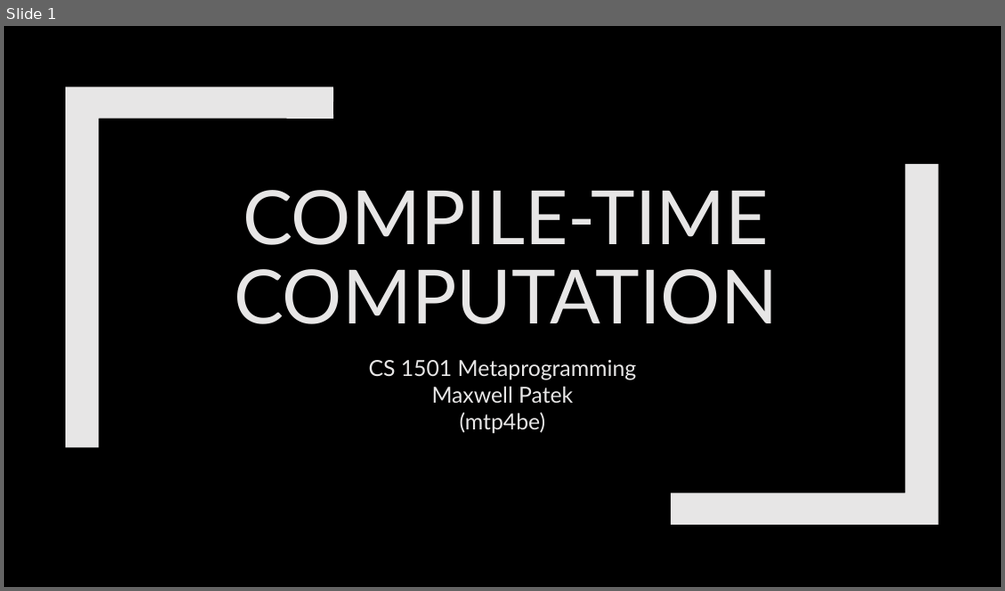
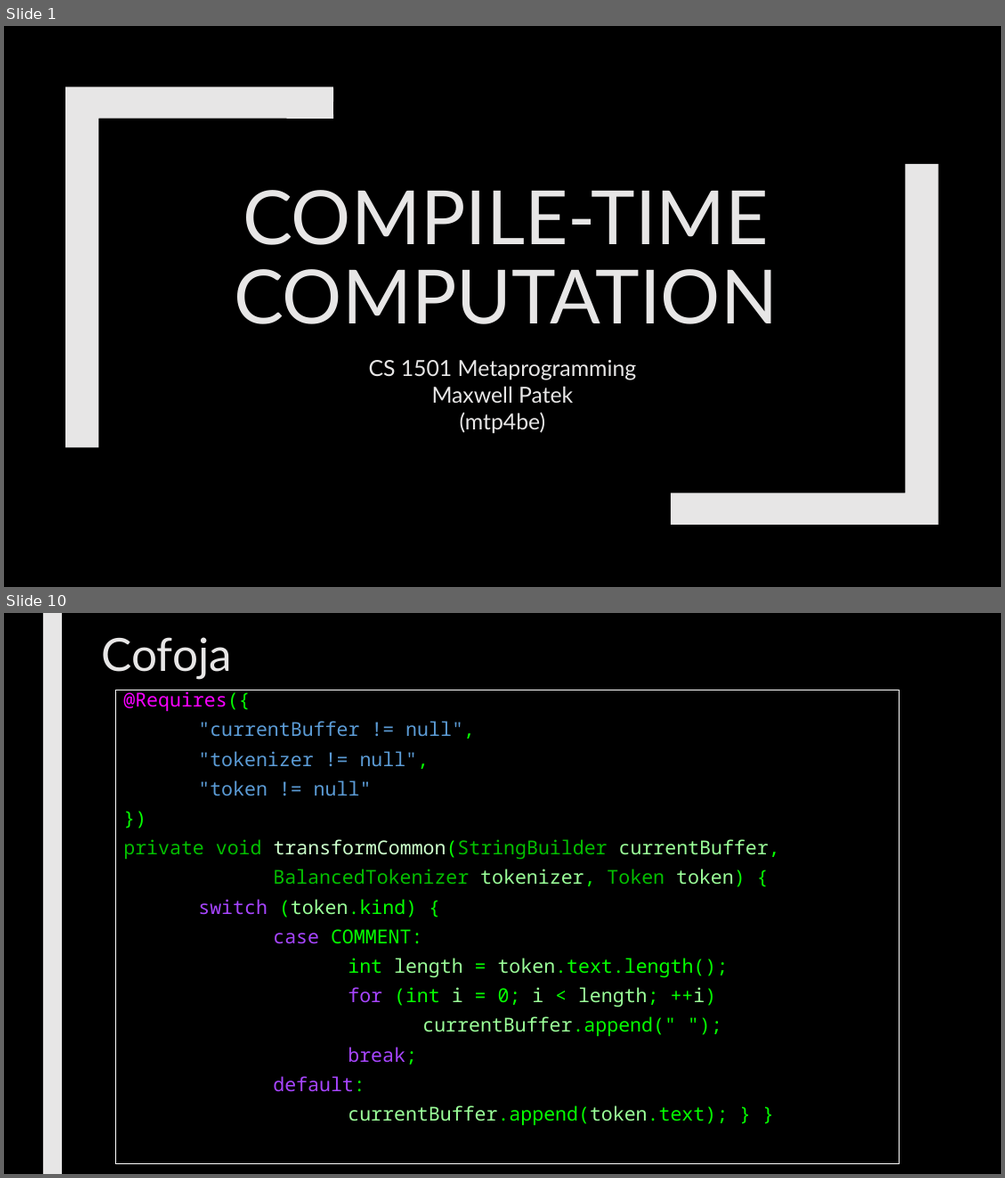
Before and after one commit to max7patek/metaprogramming, a slide deck: slides/08-CompileTimeComputation.pptx. Shown one above the other, each under a label of ours: slide 1 before the commit, slides 1 and 10 after it; the slides between them are not shown. The pictures are 1005x591 and 1005x1178 pixels, drawn with LibreOffice and Linux fonts; fonts in the diff are those of the drawing. Boxes give left, top, right and bottom in pixels: in the first picture for what was removed or moved away, otherwise in the second. Text is boxed around its words. In the diff, an @@ line names an element or a change of style, - is before the commit and + after.

```diff
--- a/slides/08-CompileTimeComputation.pptx
+++ b/slides/08-CompileTimeComputation.pptx
@@ slide 10 added at <box>4,613,1001,1174</box>, background #000000 @@
@@ rectangle added at <box>43,613,62,1174</box>, fill #E7E6E6 @@
@@ title added at <box>102,637,232,680</box>, 44 pt, text #E7E6E6 @@
+Cofoja
@@ rectangle added at <box>116,690,899,1163</box>, outline #FFFFFF 0.75 pt, 18.5 pt, text #05FF00 @@
+@Requires({
+"currentBuffer != null",
+"tokenizer != null",
+"token != null"
+})
+private void transformCommon(StringBuilder currentBuffer,
+BalancedTokenizer tokenizer, Token token) {
+switch (token.kind) {
+case COMMENT:
+int length = token.text.length();
+for (int i = 0; i < length; ++i)
+currentBuffer.append(" ");
+break;
+default:
+currentBuffer.append(token.text); } }
```
Also in this commit, not shown: 1 slide changed, 19 other slides added.
